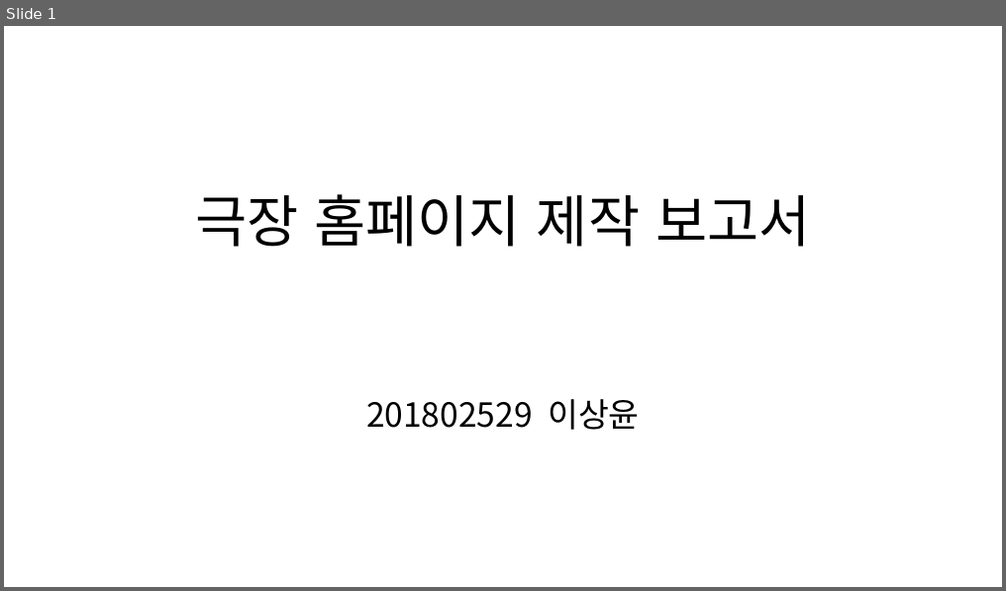
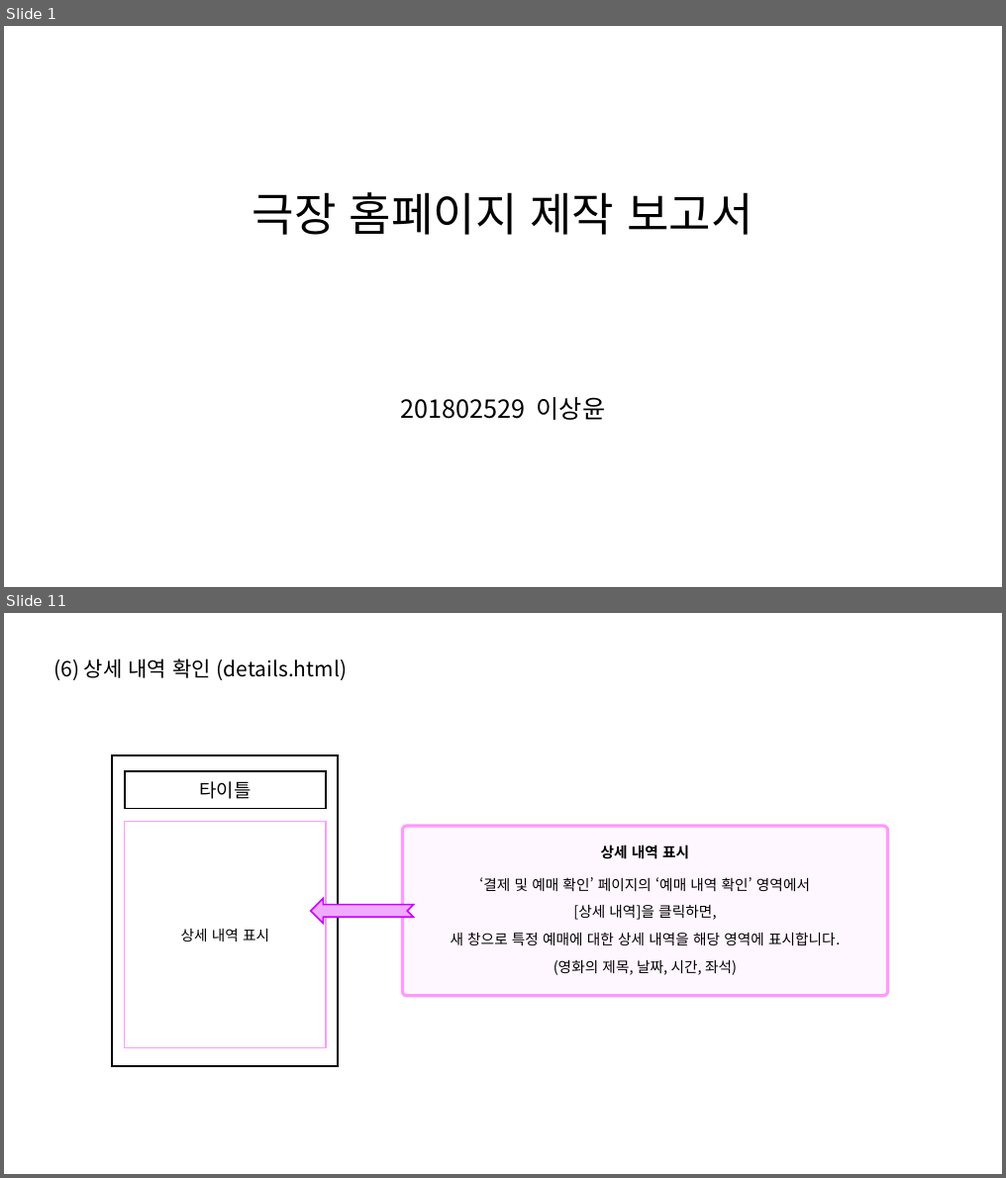
Before and after one commit to SangYoonLee1231/Cinema, a slide deck: 보고서-이상윤.pptx. Shown one above the other, each under a label of ours: slide 1 before the commit, slides 1 and 11 after it; the slides between them are not shown. The pictures are 1006x591 and 1006x1178 pixels, drawn with LibreOffice and Linux fonts; fonts in the diff are those of the drawing. Boxes give left, top, right and bottom in pixels: in the first picture for what was removed or moved away, otherwise in the second. Text is boxed around its words. In the diff, an @@ line names an element or a change of style, - is before the commit and + after.

```diff
--- a/보고서-이상윤.pptx
+++ b/보고서-이상윤.pptx
@@ slide 11 added at box(4, 613, 1002, 1174), background #FFFFFF @@
@@ text added at box(54, 659, 347, 680), 20 pt, text #000000 @@
+(6) 상세 내역 확인 (details.html)
@@ rectangle added at box(112, 756, 338, 1066), fill #FFFFFF, outline #000000 2 pt @@
@@ rectangle added at box(125, 771, 326, 809), fill #FFFFFF, outline #000000 1.75 pt, 18 pt, text #000000 @@
+타이틀
@@ rectangle added at box(125, 822, 326, 1049), fill #FFFFFF, outline #FF99FF 1.25 pt, 14 pt, text #000000 @@
+상세 내역 표시
@@ rounded rectangle added at box(402, 827, 887, 996), fill #FFF7FF, outline #FF99FF 3 pt @@
@@ text added at box(450, 845, 840, 975), 14 pt, text #000000 @@
+상세 내역 표시
+‘결제 및 예매 확인’ 페이지의 ‘예매 내역 확인’ 영역에서
+[상세 내역]을 클릭하면,
+새 창으로 특정 예매에 대한 상세 내역을 해당 영역에 표시합니다.
+(영화의 제목, 날짜, 시간, 좌석)
@@ notched right arrow added at box(311, 898, 414, 923), fill #EFABFF, outline #CC00FF 1.5 pt @@
@@ slide 1 changed as well @@
@@ text "극장 홈페이지 제작 보고서": place and size @@
-text "극장 홈페이지 제작 보고서" at box(195, 194, 810, 247)
+text "극장 홈페이지 제작 보고서" at box(252, 192, 752, 235)
@@ text "극장 홈페이지 제작 보고서" at box(252, 192, 752, 235): size 54 to 44 pt @@
@@ text "201802529 이상윤": place and size @@
-text "201802529 이상윤" at box(366, 399, 640, 430)
+text "201802529 이상윤" at box(401, 397, 606, 420)
@@ text "201802529 이상윤" at box(401, 397, 606, 420): size 32 to 24 pt @@
```
Also in this commit, not shown: 1 other slide changed, 8 other slides added, 1 slide removed, 18 other files.
